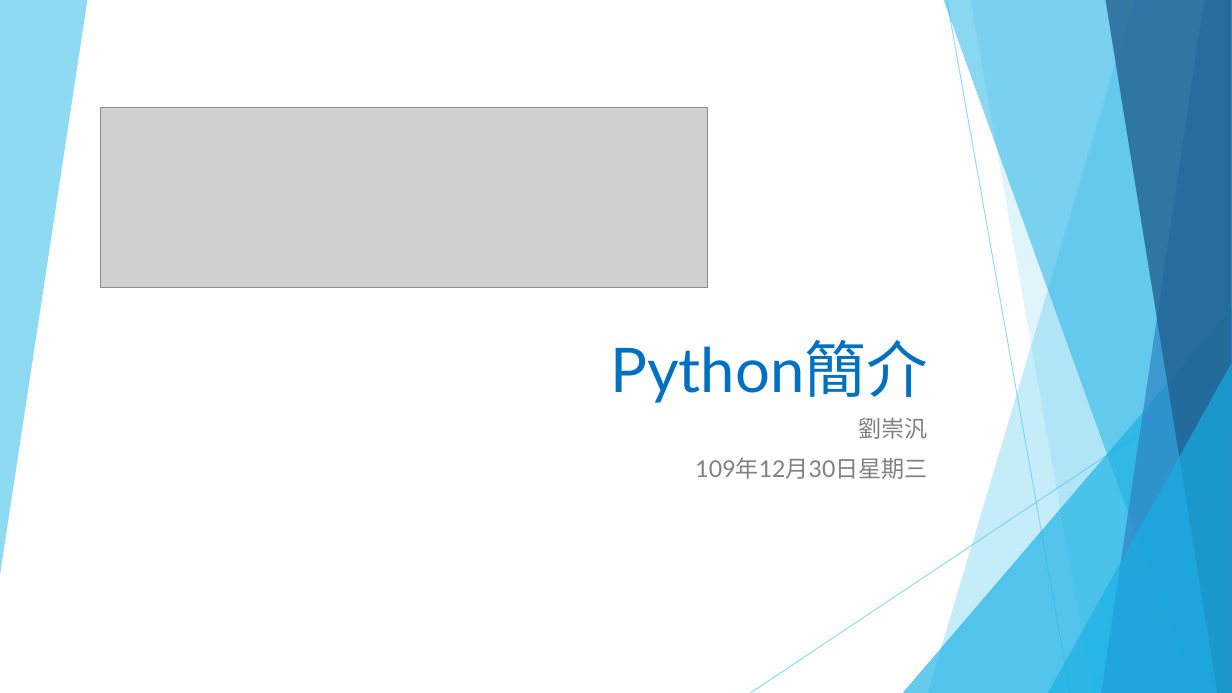
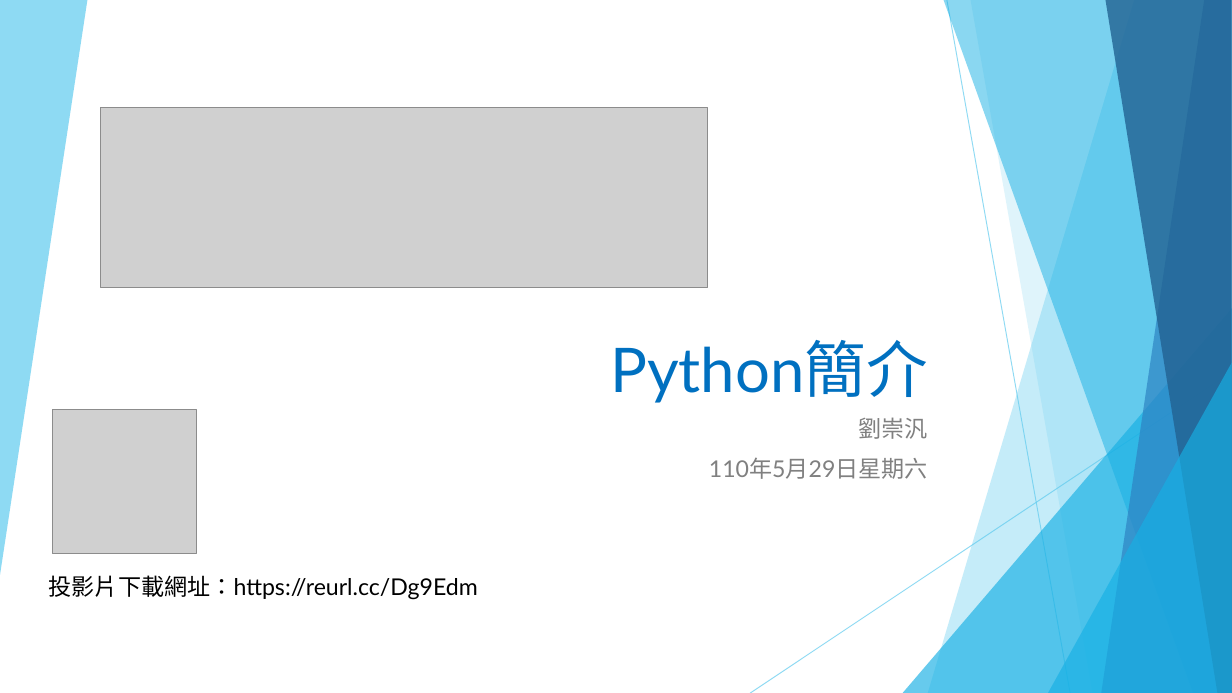
Before and after one commit to liulawsi/My_PPTs, a slide deck: slide 1 of LCC/Python/00b_Python簡介.pptx. Drawn at 1232x693 pixels with LibreOffice and Linux fonts; fonts in the diff are those of the drawing; grey boxes stand for pictures. Boxes give left, top, right and bottom in pixels: in the first picture for what was removed or moved away, otherwise in the second. Text is boxed around its words. In the diff, an @@ line names an element or a change of style, - is before the commit and + after.

```diff
--- a/LCC/Python/00b_Python簡介.pptx
+++ b/LCC/Python/00b_Python簡介.pptx
@@ picture added at <box>53,409,197,554</box> @@
@@ subtitle at <box>709,458,928,479</box>: text changed @@
-109年12月30日星期三
+110年5月29日星期六
@@ text added at <box>49,575,478,600</box>, 18 pt, text #000000 @@
+投影片下載網址：https://reurl.cc/Dg9Edm
```
Also in this commit, not shown: 1 other slide changed, 1 slide added, 8 other files.
